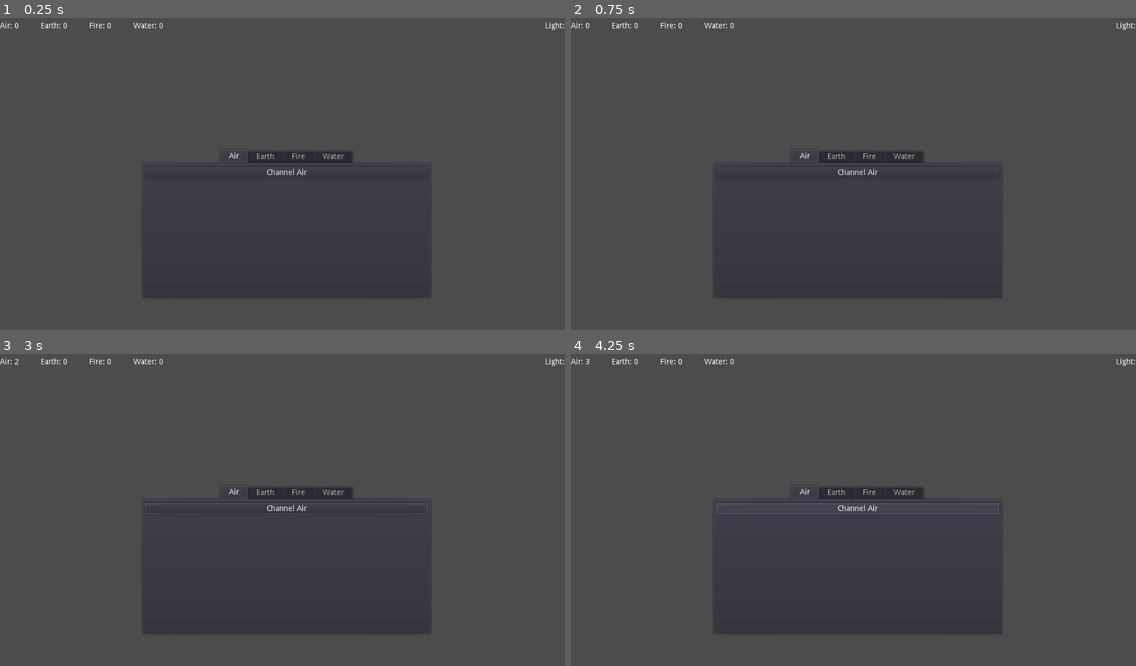
Above: before the commit, frames 1-4 (two rows, left to right).
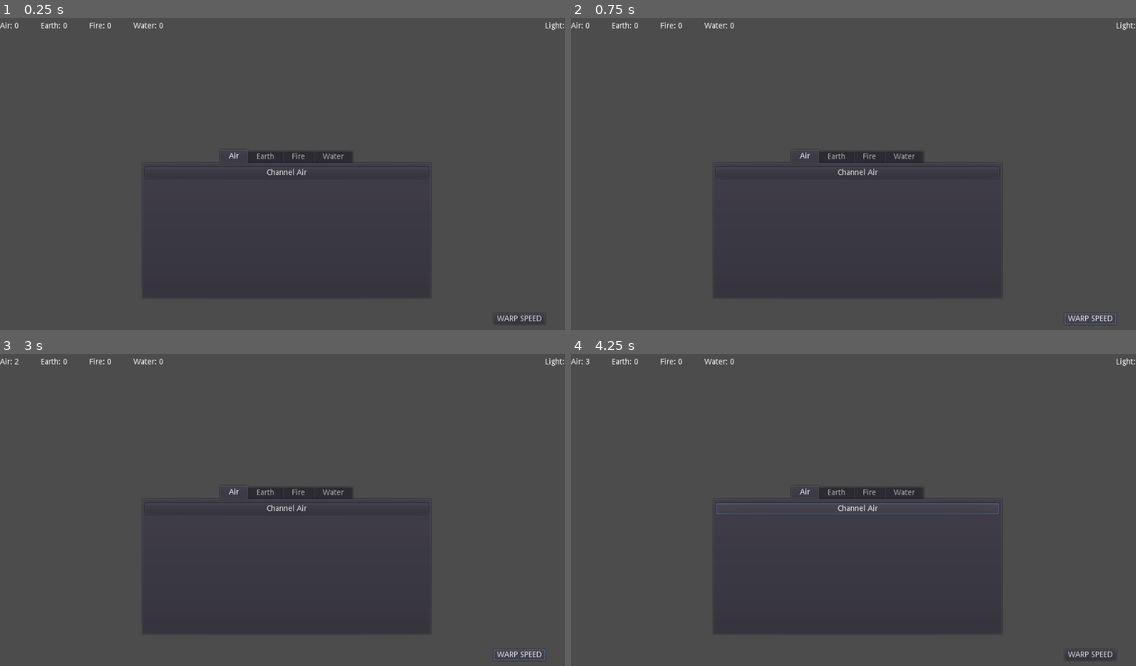
Above: after the commit, the same moments.

Repository: Kevin-Mortimer-19/Spellwarp
Game: Godot game, scene res://Control.tscn
Two runs of this game, one before a commit and one after it. Both use one fixed random seed, a clock stepped at 60 frames per second and the inputs below.
Inputs (mouse positions are in pixels of both pictures, inside the frame that each line leads up to):
- Up to frame 1 (0.25 s): no input
- Up to frame 2 (0.75 s): click (1090, 317) at 0.5 s, where only the run after the commit has a clickable "WARP SPEED"
- Up to frame 3 (3 s): click "Channel Air" at 1.25 s; click "Channel Air" at 2 s; click (519, 653) at 2.75 s, where only the run after the commit has a clickable "WARP SPEED"
- Up to frame 4 (4.25 s): click "Channel Air" at 3.5 s

The runs differ from the first frame. In frame 1, 0.1% of the frame differs, in the area x 88-96%, y 95-98%; in frame 2, 0.1%; in frame 3, 0.4%, in the area x 25-97%, y 47-99%; in frame 4, 0.1%.

Commit message:
reorganized and added button

Diff:
--- a/Control.tscn
+++ b/Control.tscn
@@ -1,6 +1,6 @@
 [gd_scene load_steps=2 format=2]
 
-[ext_resource path="res://BigScript.gd" type="Script" id=1]
+[ext_resource path="res://Scripts/BigScript.gd" type="Script" id=1]
 
 [node name="Control" type="Control"]
 anchor_right = 1.0
@@ -241,6 +241,13 @@
 margin_bottom = 80.0
 
 [node name="Timer1" type="Timer" parent="VBoxContainer"]
+
+[node name="WARP SPEED" type="Button" parent="."]
+margin_left = 895.0
+margin_top = 548.0
+margin_right = 982.0
+margin_bottom = 568.0
+text = "WARP SPEED"
 [connection signal="pressed" from="TabContainer/Air/Button1" to="." method="_on_air_button_pressed"]
 [connection signal="pressed" from="TabContainer/Earth/Button1" to="." method="_on_earth_button_pressed"]
 [connection signal="pressed" from="TabContainer/Fire/Button1" to="." method="_on_fire_button_pressed"]
@@ -248,3 +255,4 @@
 [connection signal="pressed" from="VBoxContainer/Button1" to="." method="_on_check_button_pressed"]
 [connection signal="pressed" from="VBoxContainer/Button2" to="." method="_on_buy_bean_farmer_button_pressed"]
 [connection signal="timeout" from="VBoxContainer/Timer1" to="." method="_on_bean_farmer_timer_timeout"]
+[connection signal="pressed" from="WARP SPEED" to="." method="_on_warp_button_pressed"]
--- a/BigScript.gd
+++ b/Scripts/BigScript.gd
@@ -1,5 +1,5 @@
 extends Control
-var resource_creator = load("res://ResourceCreator.gd")
+var resource_creator = load("res://Scripts/ResourceCreator.gd")
 
 onready var bean_count: Label = $VBoxContainer/Label1
 
@@ -90,3 +90,7 @@
 
 func _on_bean_farmer_timer_timeout():
 	set_count(bean_farmer_count * bean_farm.get_output())
+
+
+func _on_warp_button_pressed():
+	print("Warp!")
--- a/project.godot
+++ b/project.godot
@@ -12,7 +12,7 @@
 "base": "Node",
 "class": "ResourceCreator",
 "language": "GDScript",
-"path": "res://ResourceCreator.gd"
+"path": "res://Scripts/ResourceCreator.gd"
 } ]
 _global_script_class_icons={
 "ResourceCreator": ""
Renamed: ResourceCreator.gd -> Scripts/ResourceCreator.gd
